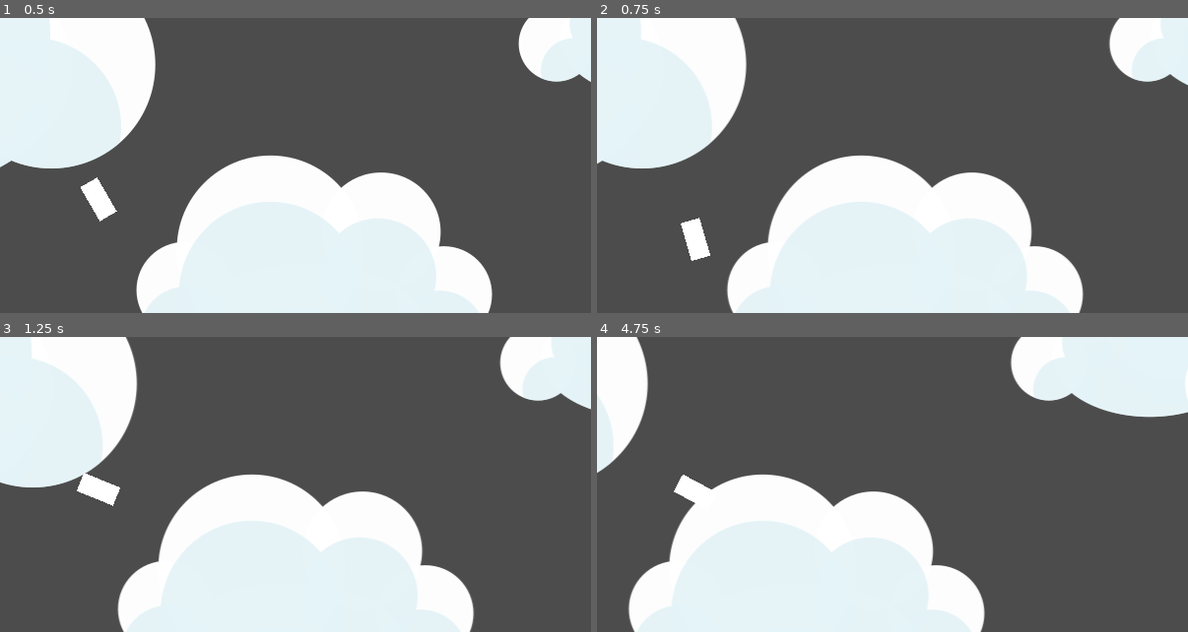
Above: before the commit, frames 1-4 (two rows, left to right).
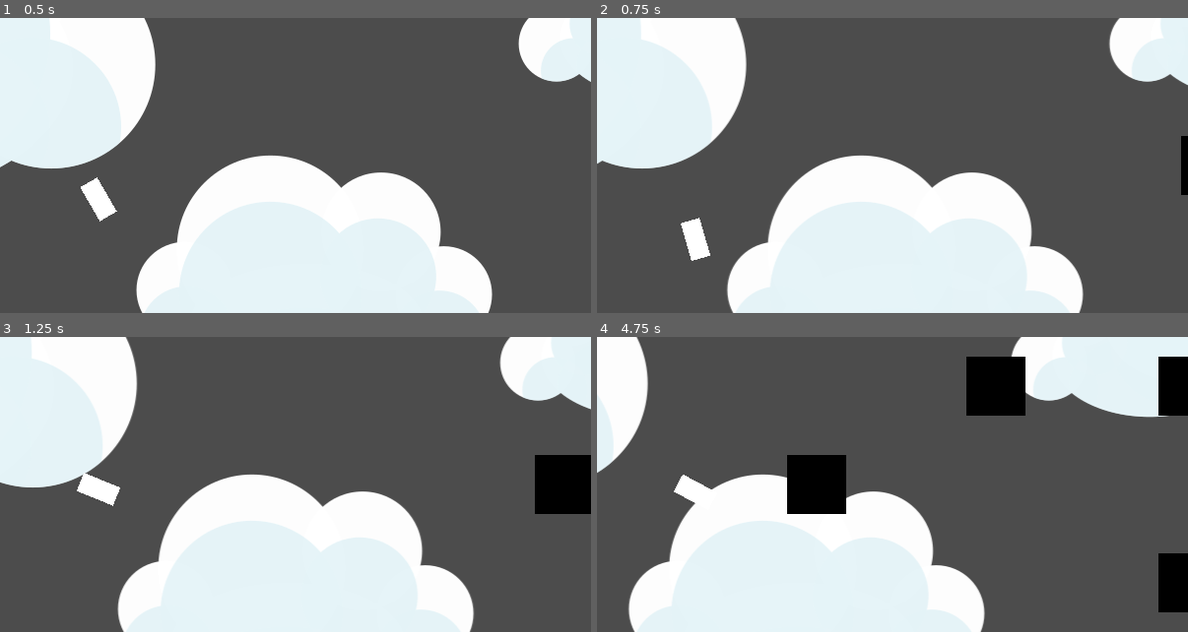
Above: after the commit, the same moments.

Repository: the-g-force/FamJam-October2020
Game: Godot game, scene res://src/Level.tscn
The game is run twice, just before and just after one commit, with the same random seed, the same clock (stepped at 60 frames per second) and the same inputs.
Inputs (mouse positions are in pixels of both pictures, inside the frame that each line leads up to):
- Up to frame 1 (0.5 s): no input
- Up to frame 2 (0.75 s): move the mouse to (1022, 150) at 0.52 s; click (1022, 150) at 0.67 s
- Up to frame 3 (1.25 s): no input
- Up to frame 4 (4.75 s): move the mouse to (774, 499) at 1.27 s; click (774, 499) at 1.42 s; move the mouse to (951, 419) at 2.02 s; click (951, 419) at 2.17 s; move the mouse to (862, 543) at 2.77 s; click (862, 543) at 2.92 s; move the mouse to (1069, 528) at 3.52 s; click (1069, 528) at 3.67 s; move the mouse to (715, 440) at 4.27 s; click (715, 440) at 4.42 s

Frame 1 is identical in both runs. In frame 2, 0.2% of the frame differs, in the area x 98-100%, y 40-60%; in frame 3, 1.9%; in frame 4, 6.0%, in the area x 32-100%, y 6-94%.

Commit message:
Add obstacles

Diff:
--- a/project/src/Level.gd
+++ b/project/src/Level.gd
@@ -1,10 +1,14 @@
 extends Node2D
+
+const Obstacle = preload("res://src/Obstacle.tscn")
 
 signal dead
 
 var slidespeed := 100.0
 
 onready var player := $Plane
+onready var obstacles := $Obstacles
+onready var obstacle_timer := $ObstacleTimer
 
 func _restart():
 	player.position = Vector2(100, 150)
@@ -25,3 +29,21 @@
 	if body is Player:
 		emit_signal("dead")
 		_restart()
+
+
+func _on_ObstacleTimer_timeout():
+	var time := rand_range(1,3)
+	obstacle_timer.start(time)
+	var obstacle_number := randi()%2 + 1
+	for _i in obstacle_number:
+		var obstacle = Obstacle.instance()
+		obstacle.position.x = 650
+		obstacles.add_child(obstacle)
+		var pos := randi()%3
+		match pos:
+			0:
+				obstacle.position.y = 50
+			1:
+				obstacle.position.y = 150
+			2:
+				obstacle.position.y = 250
--- a/project/src/Level.tscn
+++ b/project/src/Level.tscn
@@ -28,5 +28,13 @@
 shape = SubResource( 1 )
 
 [node name="ParallaxBackground" parent="." instance=ExtResource( 3 )]
+
+[node name="Obstacles" type="Node2D" parent="."]
+
+[node name="ObstacleTimer" type="Timer" parent="."]
+wait_time = 0.5
+one_shot = true
+autostart = true
 [connection signal="body_entered" from="Walls/Wall1" to="." method="_on_Wall1_body_entered"]
 [connection signal="body_entered" from="Walls/Wall2" to="." method="_on_Wall2_body_entered"]
+[connection signal="timeout" from="ObstacleTimer" to="." method="_on_ObstacleTimer_timeout"]
--- /dev/null
+++ b/project/src/Obstacle.gd
@@ -0,0 +1,15 @@
+extends Area2D
+
+export var slidespeed := 100
+
+
+func _process(delta):
+	if position.x > -50:
+		position.x -= slidespeed*delta
+		update()
+	else:
+		queue_free()
+
+
+func _draw():
+	draw_rect(Rect2($CollisionShape2D.shape.extents*-1, $CollisionShape2D.shape.extents*2), Color.black)
--- /dev/null
+++ b/project/src/Obstacle.tscn
@@ -0,0 +1,13 @@
+[gd_scene load_steps=3 format=2]
+
+[ext_resource path="res://src/Obstacle.gd" type="Script" id=1]
+
+[sub_resource type="RectangleShape2D" id=1]
+extents = Vector2( 30, 30 )
+
+[node name="Obstacle" type="Area2D"]
+script = ExtResource( 1 )
+
+[node name="CollisionShape2D" type="CollisionShape2D" parent="."]
+position = Vector2( 50, 50 )
+shape = SubResource( 1 )
